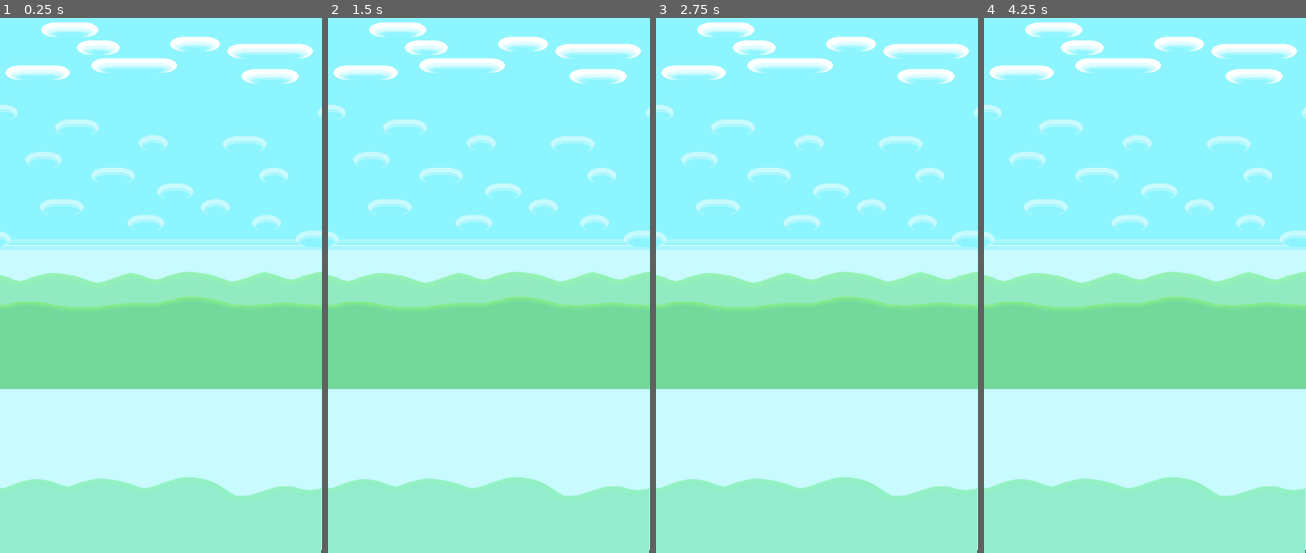
Above: before the commit, frames 1-4 (left to right).
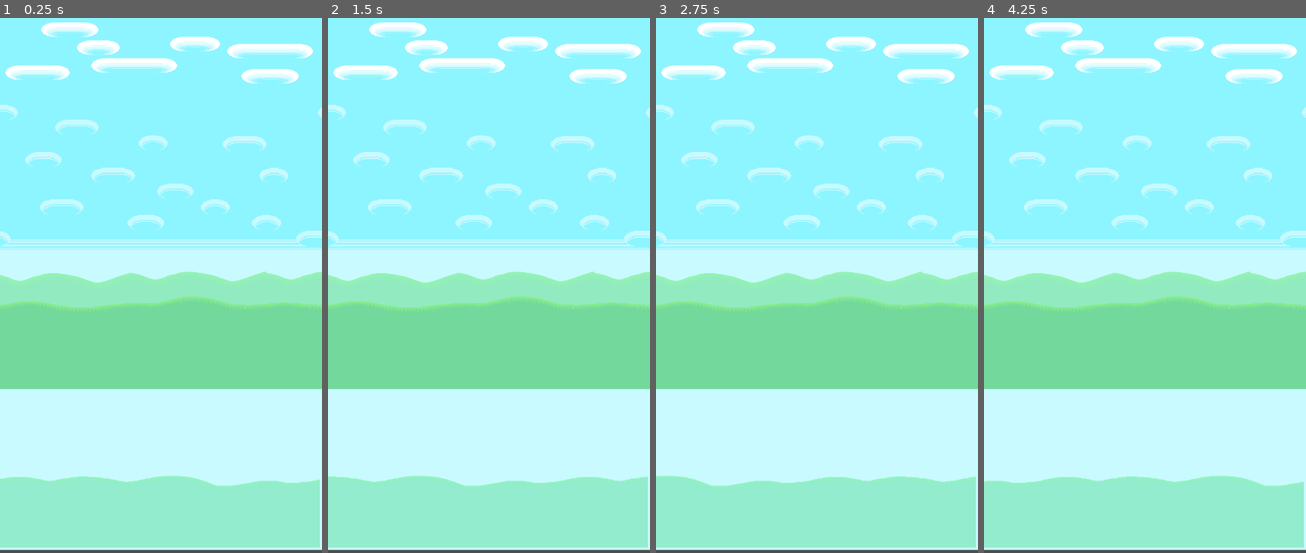
Above: after the commit, the same moments.

Repository: RaFYWStud/Project_GameDev
Game: Godot game, scene res://Scene/main.tscn
The game is run twice, just before and just after one commit, with the same random seed, the same clock (stepped at 60 frames per second) and the same inputs.
Inputs:
- Up to frame 1 (0.25 s): no input
- Up to frame 2 (1.5 s): no input
- Up to frame 3 (2.75 s): no input
- Up to frame 4 (4.25 s): no input

The runs differ from the first frame. In frame 1, 2.2% of the frame differs, in the area x 0-100%, y 17-100%; in frame 2, 2.3%; in frame 3, 2.3%; in frame 4, 2.4%.

Commit message:
Menambah tekstur untuk animasi air dan membuat air menjadi area dengan colllisionshape 2d rectangle

Diff:
--- a/Scene/main.tscn
+++ b/Scene/main.tscn
@@ -1,15 +1,23 @@
-[gd_scene load_steps=6 format=3 uid="uid://6on1xyqq660l"]
+[gd_scene load_steps=9 format=3 uid="uid://6on1xyqq660l"]
 
 [ext_resource type="Texture2D" uid="uid://dc8ufrqcpjsxy" path="res://Assets/AssetsLittleRunmo/6_Backgrounds/Level_One_1.png" id="1_edpga"]
 [ext_resource type="Texture2D" uid="uid://b77we747iskbr" path="res://Assets/AssetsLittleRunmo/12_Map/Back_3.png" id="3_hfd1d"]
 [ext_resource type="Texture2D" uid="uid://btwcg8mbs2l0o" path="res://Assets/AssetsLittleRunmo/6_Backgrounds/Level_One_5.png" id="3_mpylc"]
+[ext_resource type="Shader" path="res://Scene/scroll.gdshader" id="4_e2gib"]
 [ext_resource type="Texture2D" uid="uid://damddmks7p0ba" path="res://Assets/AssetsLittleRunmo/6_Backgrounds/Level_One_4.png" id="4_rxpip"]
 [ext_resource type="Texture2D" uid="uid://b1m8x1ckw4efa" path="res://Assets/AssetsLittleRunmo/6_Backgrounds/Level_One_2.png" id="6_ostr8"]
+
+[sub_resource type="ShaderMaterial" id="ShaderMaterial_7wl36"]
+shader = ExtResource("4_e2gib")
+
+[sub_resource type="RectangleShape2D" id="RectangleShape2D_nfnsr"]
+size = Vector2(726, 230.559)
 
 [node name="Main" type="Node2D"]
 position = Vector2(352, 645)
 
 [node name="Background" type="Sprite2D" parent="."]
+texture_filter = 1
 position = Vector2(7, -10)
 scale = Vector2(1.02222, 2.2)
 texture = ExtResource("1_edpga")
@@ -33,10 +41,19 @@
 scale = Vector2(0.991848, 0.342477)
 texture = ExtResource("3_mpylc")
 
-[node name="LevelOne4" type="Sprite2D" parent="Background"]
-position = Vector2(-0.978264, 215.909)
-scale = Vector2(0.978261, 0.454545)
+[node name="LevelOne4" type="Area2D" parent="Background"]
+position = Vector2(-3.91305, 214.546)
+scale = Vector2(0.978261, 0.252351)
+
+[node name="Sprite2D" type="Sprite2D" parent="Background/LevelOne4"]
+texture_filter = 1
+texture_repeat = 2
+material = SubResource("ShaderMaterial_7wl36")
 texture = ExtResource("4_rxpip")
+
+[node name="CollisionShape2D" type="CollisionShape2D" parent="Background/LevelOne4"]
+position = Vector2(7, 181.926)
+shape = SubResource("RectangleShape2D_nfnsr")
 
 [node name="LevelOne2" type="Sprite2D" parent="Background"]
 position = Vector2(-2.93478, -179.091)
--- /dev/null
+++ b/Scene/scroll.gdshader
@@ -0,0 +1,5 @@
+shader_type canvas_item;
+
+void vertex() {
+	UV.x += TIME * .2;
+}
Renamed: Assets/AssetsLittleRunmo/6_Backgrounds/Factory_1.png -> Assets/Factory_1.png
Not shown, changed: Assets/Factory_1.png.import
